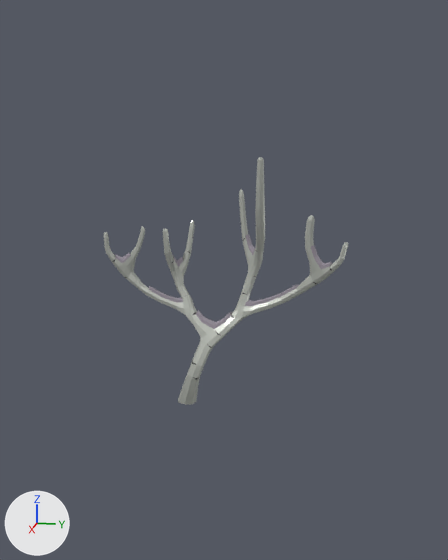
A saved change to the glTF model models/terrain/Birch_Tree_Dead_Snow.glb.
One viewpoint serves both versions: a 50 mm camera at (6.37, 1.64, 2.97) aimed at (0.0, 0.37, 1.38). Every picture has the same lights, and +X, +Y and +Z are marked at lower left. The older version comes first. Where no turn or scale is listed for an object, it has been applied to the vertices. Vertices at exactly the same position are counted once.

In view in the first picture: 'BirchTree_Dead_Snow_4'.
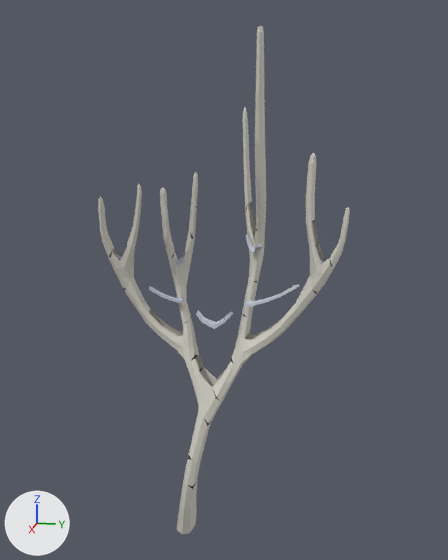
Boxes (x1, y1, x2, y2) around the edits, measured in the pictures (448 x 560 px):
'BirchTree_Dead_Snow_4', reshaped (104% taller): before (104, 157, 348, 405); after (98, 26, 350, 534)
part 1 of me_birchtree_dead_snow_4, added: after (98, 26, 350, 534)
part 2 of me_birchtree_dead_snow_4, deleted: before (104, 157, 348, 405)
part 3 of me_birchtree_dead_snow_4, recoloured: before (115, 234, 332, 329); after (116, 234, 323, 329)

What changed in the scene script:
```text
Add mat_birch_tree_dead_snowmat:
    mat_birch_tree_dead_snowmat = bpy.data.materials.new('Birch_Tree_Dead_SnowMat')
    mat_birch_tree_dead_snowmat.use_nodes = True; mat_birch_tree_dead_snowmat.node_tree.nodes.clear()
    _N = mat_birch_tree_dead_snowmat.node_tree.nodes; _L = mat_birch_tree_dead_snowmat.node_tree.links
    n0 = _N.new('ShaderNodeBsdfPrincipled'); n0.name = 'Principled BSDF'
    n0.inputs[2].default_value = 1.0  # 'Roughness'
    n1 = _N.new('ShaderNodeOutputMaterial'); n1.name = 'Material Output'
    n2 = _N.new('ShaderNodeVertexColor'); n2.name = 'Color Attribute'
    _L.new(n0.outputs[0], n1.inputs[0])  # 'BSDF' to 'Surface'
    _L.new(n2.outputs[0], n0.inputs[0])  # 'Color' to 'Base Color'
Change me_birchtree_dead_snow_4:
    used by ob_birchtree_dead_snow_4; location = (0.0, 0.0, 0.0)
    remove me_birchtree_dead_snow_4.from_pydata(...)  # 861 vertices, 1718 faces; spans x -0.22..0.28, y -0.94..1.66, z -0.01..2.69
    remove me_birchtree_dead_snow_4.materials.append(mat_white)  # light grey #bfc4bc
    remove me_birchtree_dead_snow_4.materials.append(mat_black)  # dark grey #3b3b3b
    add me_birchtree_dead_snow_4.from_pydata(...)  # 935 vertices, 1718 faces; spans x -0.45..0.55, y -0.94..1.66, z -1.5..3.89
    me_birchtree_dead_snow_4 part 1: a new loose piece of 771 vertices spanning x -0.45..0.55, y -0.94..1.66, z -1.5..3.89, in mat_birch_tree_dead_snowmat
    me_birchtree_dead_snow_4 part 2: 697 vertices removed from x -0.22..0.28, y -0.94..1.66, z -0.01..2.69
    me_birchtree_dead_snow_4 part 3: 240 faces spanning x -0.19..0.11, y -0.84..1.51, z 0.85..1.86 switch from mat_snow (grey #aaa2ae) to mat_birch_tree_dead_snowmat
```
